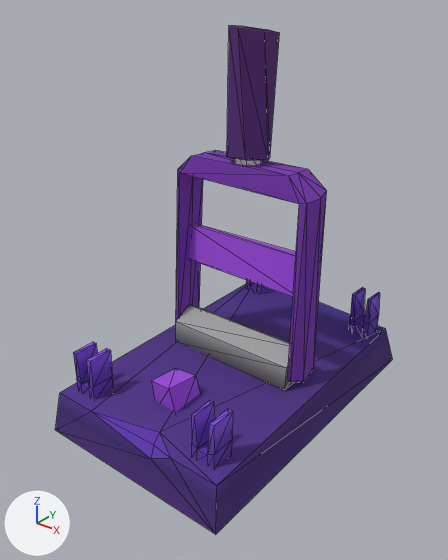
What one commit did to the glTF model SpotTheDifference/models/obj_lever02_hard.gltf.
Both versions are drawn from a camera (50 mm lens) standing at (0.446, -0.591, 0.537) and looking at (0.0, -0.033, 0.191). The axes (+X, +Y, +Z) are drawn at lower left. The lights are the same throughout. Mesh edges are drawn as thin lines. Objects named as collision shapes, trigger or cutter boxes, shadow casters or lower levels of detail are left out. Vertices at the same position are counted once.

In view in the first picture: 'obj_lever02_hard'.
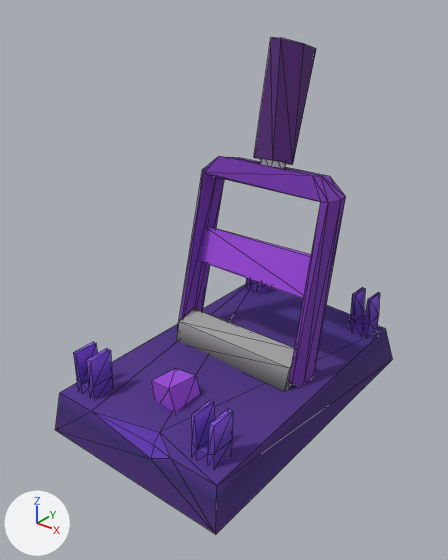
Location of each change, (x1, y1, x2, y2) in pixels of the pictures (448 x 560 px; the box of a moved part takes in the faces that stretch with it):
```json
{"object": "obj_lever02_hard", "change": "reshaped", "before": [55, 26, 393, 534], "after": [55, 37, 393, 534]}
{"part": 1, "of": "me_cube_116", "change": "moved or reshaped", "before": [175, 305, 294, 390], "after": [176, 309, 295, 392]}
{"part": 2, "of": "me_cube_116", "change": "moved or reshaped", "before": [190, 224, 296, 297], "after": [201, 227, 311, 298]}
{"part": 3, "of": "me_cube_116", "change": "moved or reshaped", "before": [176, 150, 327, 383], "after": [179, 156, 346, 386]}
{"part": 4, "of": "me_cube_116", "change": "moved or reshaped", "before": [227, 26, 280, 160], "after": [254, 37, 316, 164]}
{"part": 5, "of": "me_cube_116", "change": "moved or reshaped", "before": [234, 159, 262, 166], "after": [260, 159, 286, 168]}
```

The change, as JSON lines over the scene's bpy script:
```json
{"block": "me_cube_116", "where": "me_cube_116.from_pydata(...)  # 189 vertices, 298 faces; spans x -0.138..0.138, y -0.219..0.219, z -0.001..0.489"}
{"block": "me_cube_116", "where": "# used by ob_obj_lever02_hard; location = (0.0, 0.0, 0.0)"}
{"block": "me_cube_116", "change": "me_cube_116 part 1: the loose piece of 10 vertices spanning x -0.095..0.095, y -0.028..0.031, z 0.058..0.109 is turned -11.3 degrees about the x axis through its middle, then moved by (0.0, 0.005, -0.009)"}
{"block": "me_cube_116", "change": "me_cube_116 part 2: the loose piece of 8 vertices spanning x -0.096..0.098, y 0.004..0.018, z 0.177..0.234 is turned -11.3 degrees about the x axis through its middle, then moved by (0.0, 0.028, -0.013)"}
{"block": "me_cube_116", "change": "me_cube_116 part 3: the loose piece of 30 vertices spanning x -0.104..0.106, y -0.021..0.039, z 0.06..0.335 is turned -11.3 degrees about the x axis through its middle, then moved by (0.0, 0.027, -0.013)"}
{"block": "me_cube_116", "change": "me_cube_116 part 4: the loose piece of 12 vertices spanning x -0.029..0.029, y -0.01..0.05, z 0.337..0.489 is turned -11.3 degrees about the x axis through its middle, then moved by (0.0, 0.069, -0.019)"}
{"block": "me_cube_116", "change": "me_cube_116 part 5: the loose piece of 12 vertices spanning x -0.019..0.019, y -0.002..0.032, z 0.325..0.354 is turned -11.3 degrees about the x axis through its middle, then moved by (0.0, 0.055, -0.017)"}
```
